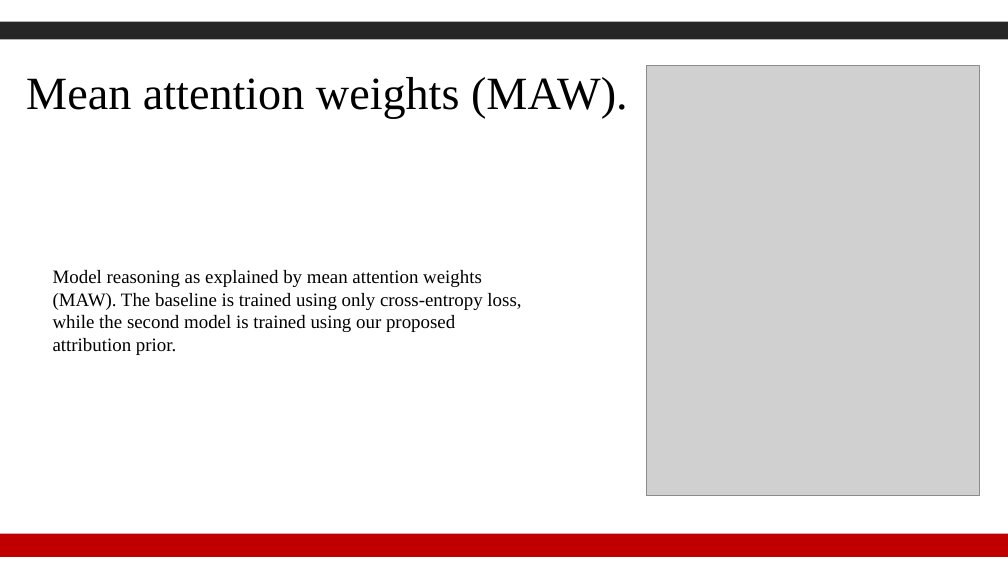
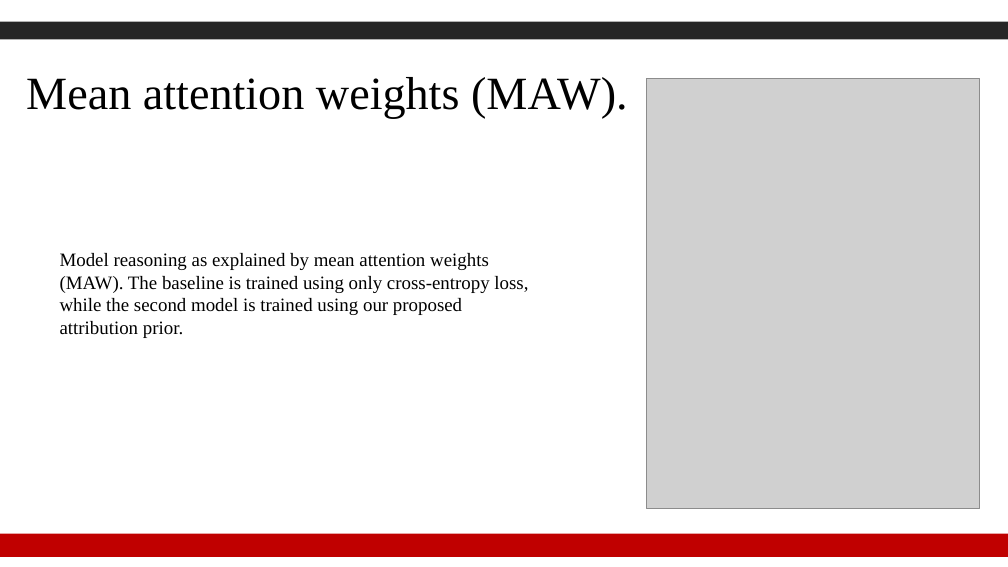
Before and after one commit to Gzk738/GZK_Code, a slide deck: slide 5 of journal club/2022.2.21/Human Rationales as Attribution Priors for Explainable Stance Detection【搜狗文档翻译_译文_英译中】.pdf.pptx. Drawn at 1008x567 pixels with LibreOffice and Linux fonts; fonts in the diff are those of the drawing; grey boxes stand for pictures; background and template pictures are left out. Boxes give left, top, right and bottom in pixels: in the first picture for what was removed or moved away, otherwise in the second. Text is boxed around its words. In the diff, an @@ line names an element or a change of style, - is before the commit and + after.

```diff
--- a/journal club/2022.2.21/Human Rationales as Attribution Priors for Explainable Stance Detection【搜狗文档翻译_译文_英译中】.pdf.pptx
+++ b/journal club/2022.2.21/Human Rationales as Attribution Priors for Explainable Stance Detection【搜狗文档翻译_译文_英译中】.pdf.pptx
@@ picture: place and size @@
-picture at bbox=[647, 66, 980, 496]
+picture at bbox=[647, 79, 980, 509]
@@ text "Model reasoning as explained by ...": place and size @@
-text "Model reasoning as explained by ..." at bbox=[53, 270, 521, 355]
+text "Model reasoning as explained by ..." at bbox=[60, 253, 528, 338]
```
Also in this commit, not shown: 13 other slides changed, 1 slide added, 23 other files.
